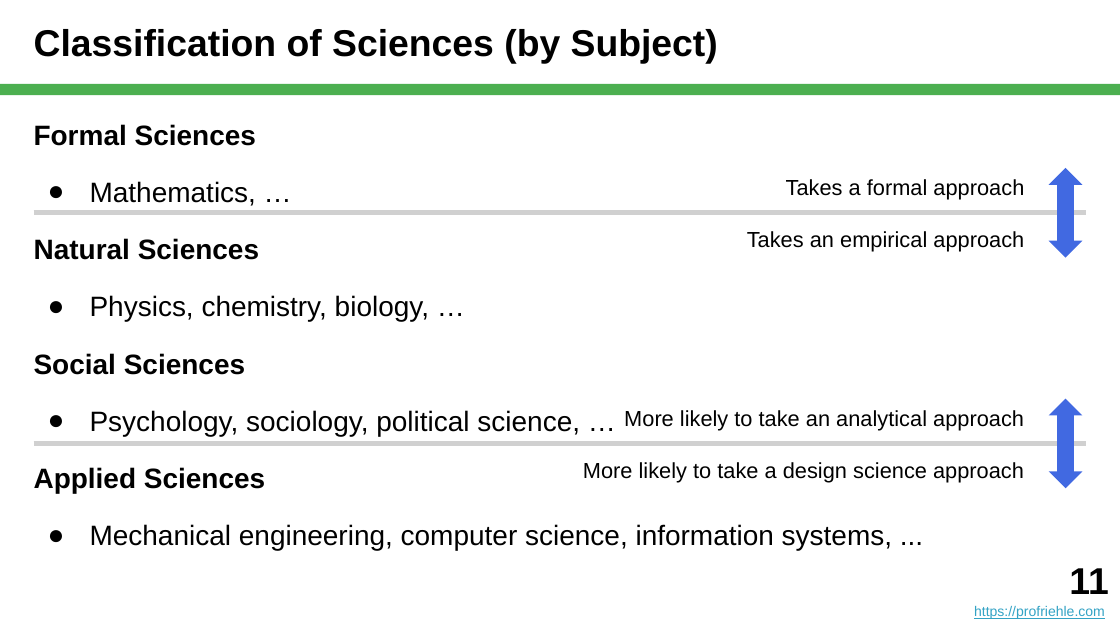
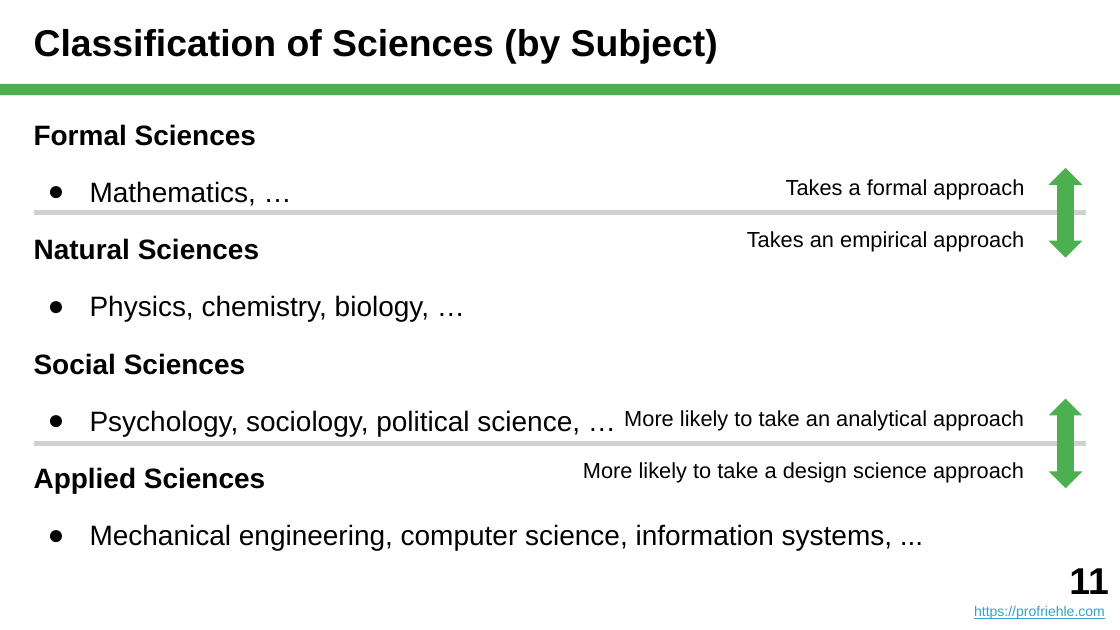
Before and after one commit to dirkriehle/nyt-course, a slide deck: slide 11 of Lecture slides/NYT B01 - What is Science.pptx. Drawn at 1120x630 pixels with LibreOffice and Linux fonts; fonts in the diff are those of the drawing. Boxes give left, top, right and bottom in pixels: in the first picture for what was removed or moved away, otherwise in the second. Text is boxed around its words. In the diff, an @@ line names an element or a change of style, - is before the commit and + after.

```diff
--- a/Lecture slides/NYT B01 - What is Science.pptx
+++ b/Lecture slides/NYT B01 - What is Science.pptx
@@ up down arrow at (1048, 168, 1082, 258): fill #4169E1 to #4CAF50 @@
@@ up down arrow at (1048, 399, 1082, 488): fill #4169E1 to #4CAF50 @@
```
Also in this commit, not shown: 6 other slides changed, 29 other files.
